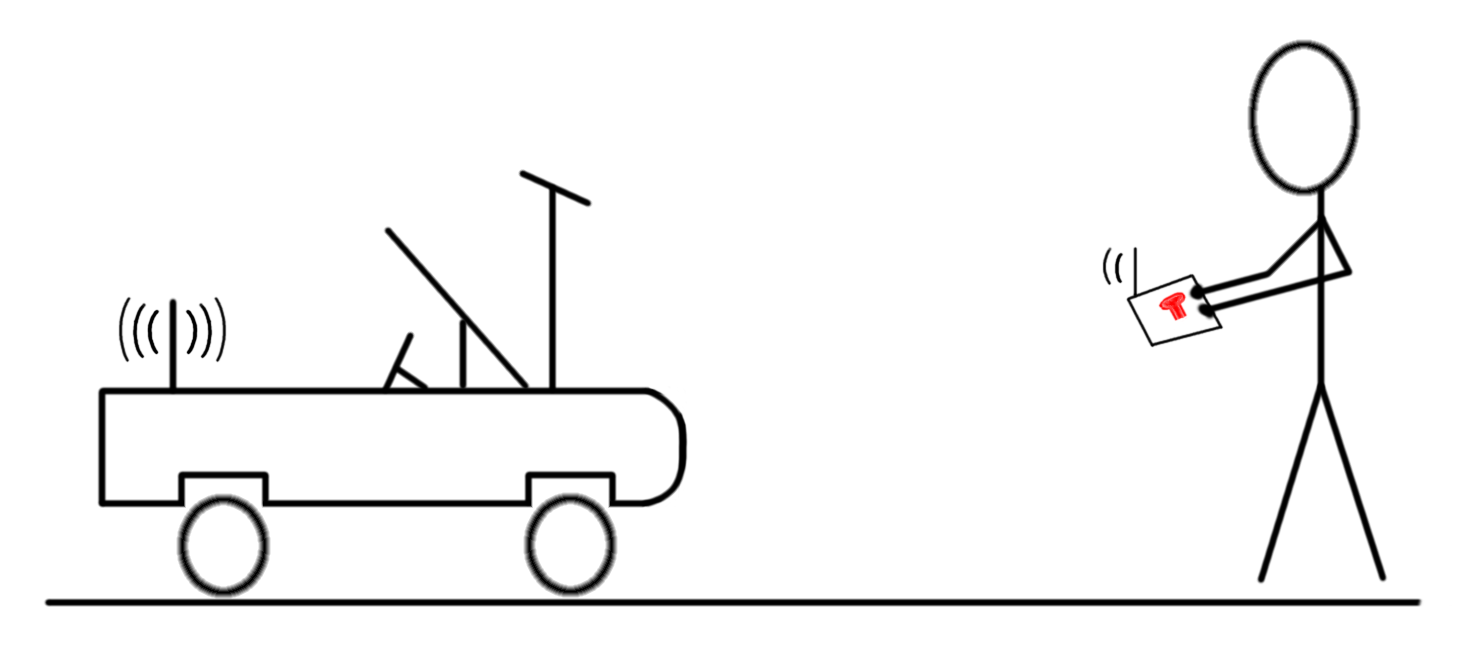
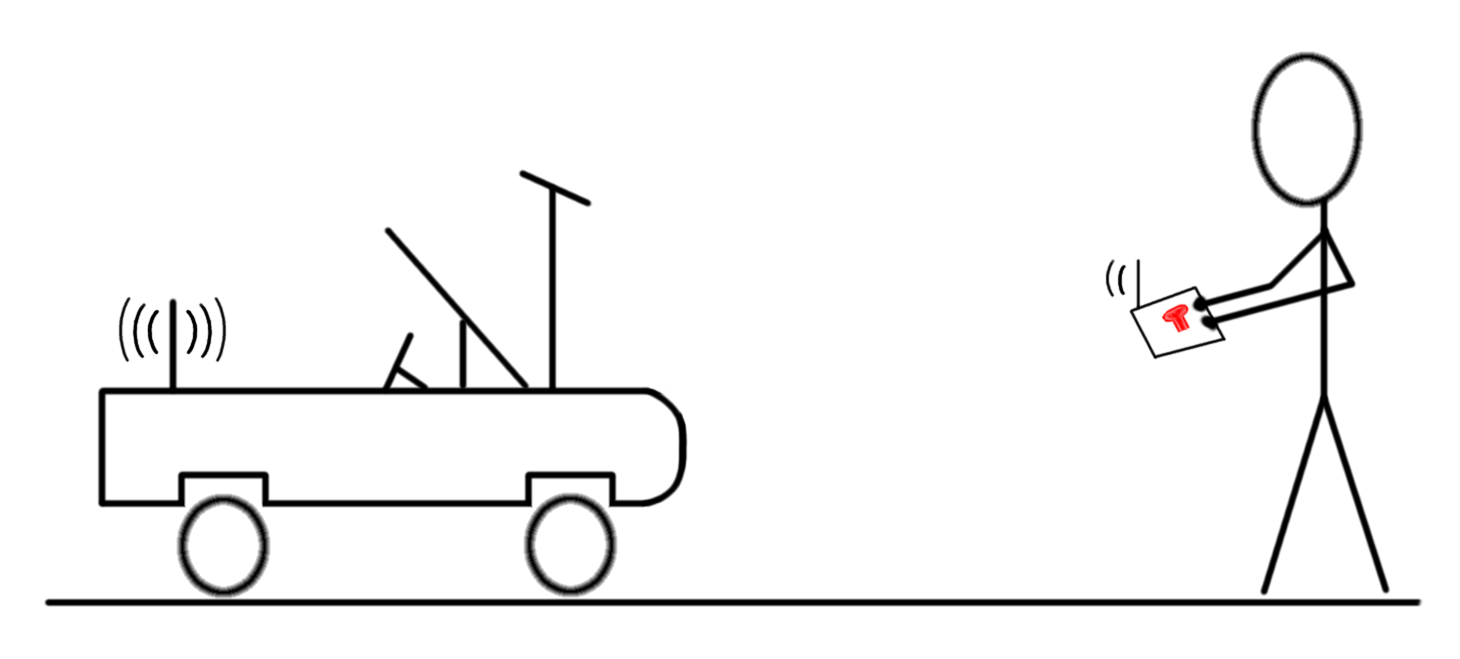
Before/after of a 1460x659 layered artwork. What changed in the layer stack:
painted on "Controller" over left=1102, top=246, right=1227, bottom=360
painted on "Arms" over left=1195, top=212, right=1357, bottom=326
painted on "Head" over left=1247, top=39, right=1364, bottom=209
painted on "Torso" over left=1316, top=183, right=1329, bottom=405
painted on "Legs" over left=1256, top=381, right=1391, bottom=597
